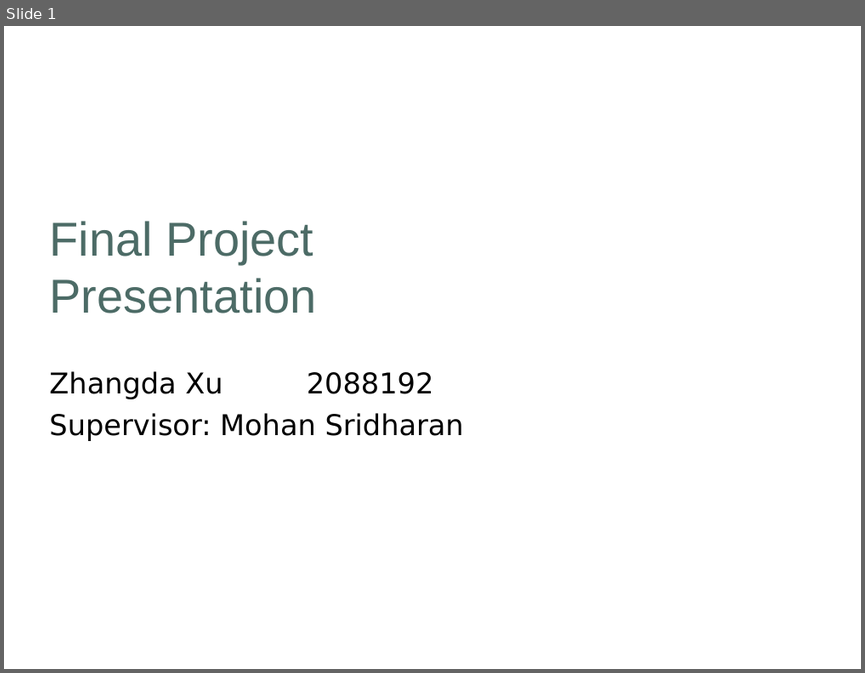
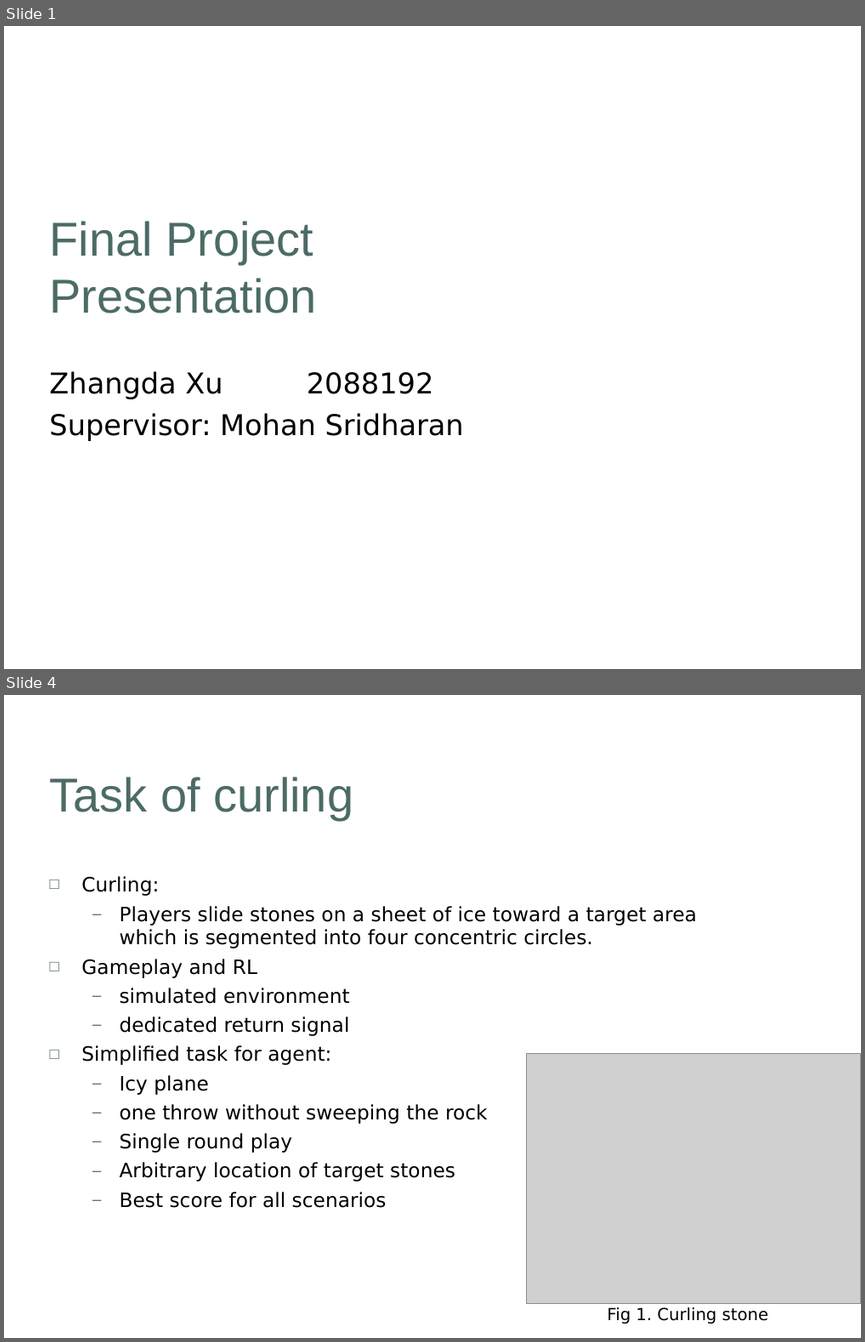
Before and after one commit to khulaifi95/ACS, a slide deck: Project/Presentation/Draft_Presentation.ppt. Shown one above the other, each under a label of ours: slide 1 before the commit, slides 1 and 4 after it; the slides between them are not shown. The pictures are 865x673 and 865x1342 pixels, drawn with LibreOffice and Linux fonts; fonts in the diff are those of the drawing; grey boxes stand for pictures; background and template pictures are left out. Boxes give left, top, right and bottom in pixels: in the first picture for what was removed or moved away, otherwise in the second. Text is boxed around its words. In the diff, an @@ line names an element or a change of style, - is before the commit and + after.

```diff
--- a/Project/Presentation/Draft_Presentation.ppt
+++ b/Project/Presentation/Draft_Presentation.ppt
@@ slide 4 added at (4, 695, 861, 1338), background picture (left out) @@
@@ title added at (50, 777, 353, 820), 40 pt, text #4C6B66 @@
+Task of curling
@@ text added at (81, 876, 697, 1208), 16.6 pt, text #000000 @@
+□ Curling:
+  – Players slide stones on a sheet of ice toward a target area which is segmented into four concentric circles.
+□ Gameplay and RL
+  – simulated environment
+  – dedicated return signal
+□ Simplified task for agent:
+  – Icy plane
+  – one throw without sweeping the rock
+  – Single round play
+  – Arbitrary location of target stones
+  – Best score for all scenarios
@@ picture added at (526, 1053, 860, 1304) @@
@@ text added at (607, 1307, 768, 1323), 14 pt, text #000000 @@
+Fig 1. Curling stone
```
Also in this commit, not shown: 5 slides changed, 23 other slides added, 15 slides removed, 6 other files.
